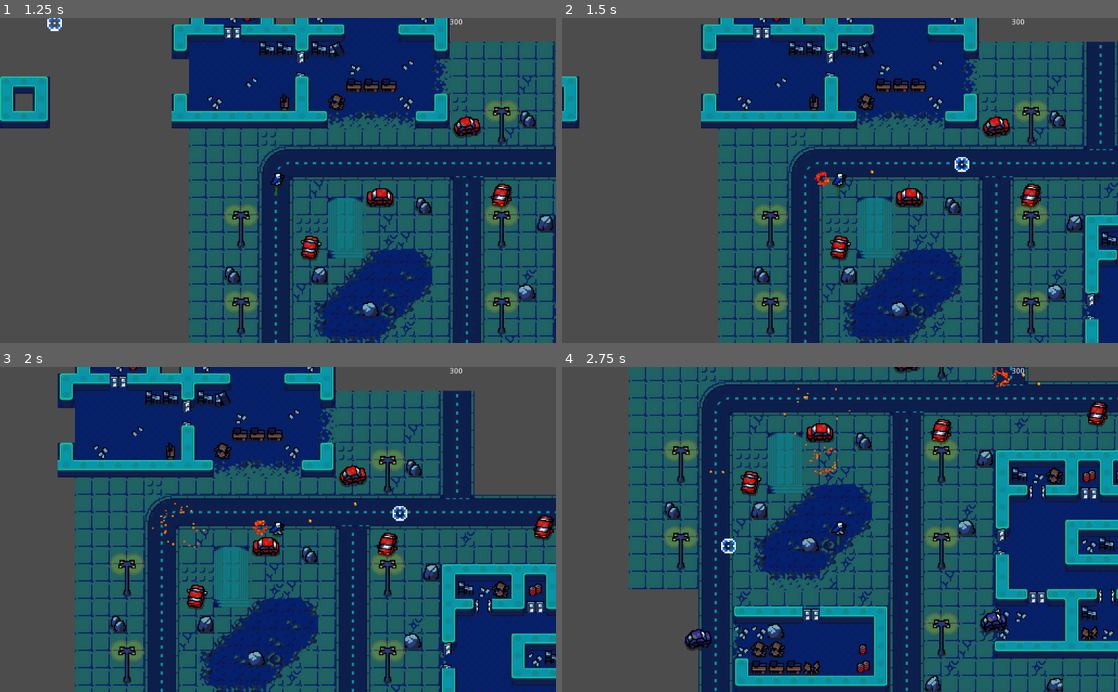
Above: before the commit, frames 1-4 (two rows, left to right).
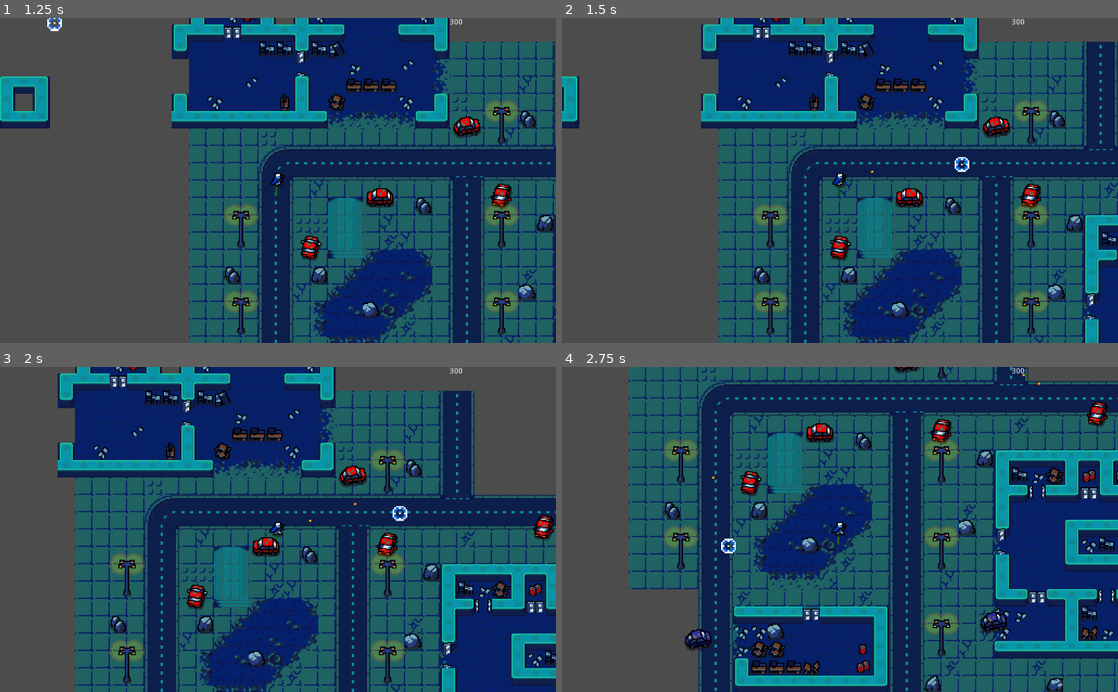
Above: after the commit, the same moments.

Repository: Blinc13/2D-Shoter
Game: Godot game, scene res://Scenes/Another/MainMenu.tscn
Same seed, same stepped clock (60 frames per second), same inputs: the game is played once before the commit and once after it. The engine's default icon, where the game draws it, is replaced by a stand-in: a white triangle on a blue panel in a dark square.
Inputs (mouse positions are in pixels of both pictures, inside the frame that each line leads up to):
- Up to frame 1 (1.25 s): click "Play" at 0.5 s
- Up to frame 2 (1.5 s): tap Enter at 1.25 s; move the mouse to (962, 164) at 1.27 s; press the mouse at (962, 164) at 1.28 s; hold D (Right) from 1.28 s (still down)
- Up to frame 3 (2 s): keep holding D (Right)
- Up to frame 4 (2.75 s): move the mouse to (728, 545) at 2.02 s; release D (Right) at 2.03 s; release the mouse at (728, 545) at 2.03 s; hold S (Down) from 2.03 s (still down); tap Shift (Dash) at 2.1 s; click (728, 545) at 2.3 s

Frame 1 is identical in both runs. In frame 2, less than 0.1% of the frame differs, in the area x 45-57%, y 46-52%; in frame 3, 0.1%; in frame 4, 0.2%, in the area x 26-87%, y 0-35%.
Error in both runs: Invalid get index 'Sounds' (on base: 'Dictionary'). (res://Scripts/Objects/Hero.gd:20)

Commit message:
Edited base weapon class

Diff:
--- a/Scripts/Objects/Weapons/Weapon.gd
+++ b/Scripts/Objects/Weapons/Weapon.gd
@@ -2,13 +2,19 @@
 class_name Weapon
 
 export(float) var relTime
+export(float) var BulletBoost
+export(PackedScene) var Bullet
 
-export(PackedScene) var Bullet
+var reload:float
 
 func _init():
 	position=Vector2(0,10)
 
+func _process(delta):
+	reload+=delta
+
 func fire(vel:Vector2,pos:Vector2):
 	var node=Bullet.instance()
-	node.start(vel,pos)
+	reload=0
+	node.start(vel,pos,BulletBoost)
 	get_node("/root/Level").add_child(node)
